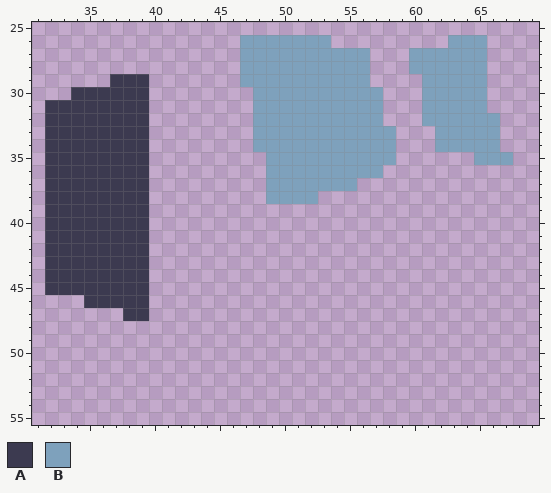
Edited in one commit: sprite sheet (Entities/Vehicles/BCopter/BattleCopterInterior.png). Above: the version before the commit.
The file is 80x64 pixels. Shown: x 31..69, y 25..55.
Palette (. is transparent): A #3c3a50  B #7ea1bc
And afterwards:
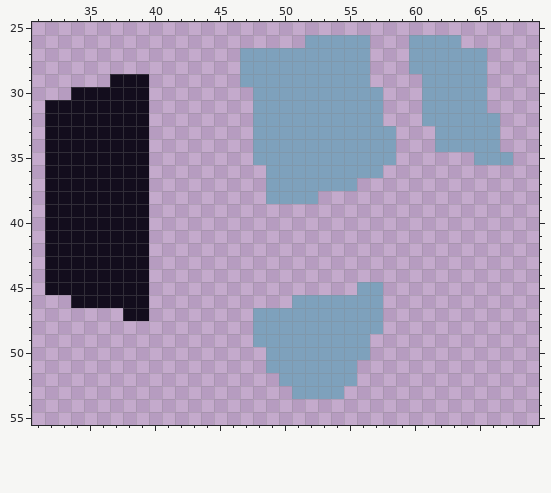
What changed:
Colour A changes from #3c3a50 to #130d1d.
Colour A is added in row 46 at x 34.
Colour B is added in row 26 at x 54 to 56 and 60 to 62; in row 35 at x 48; in row 45 at x 56 to 57; in row 46 at x 51 to 57; in rows 47 to 48 at x 48 to 57; in row 49 at x 48 to 56.
Colour B is added in row 50 at x 49 to 56; in row 51 at x 49 to 55; in row 52 at x 50 to 55; in row 53 at x 51 to 54.
Colour B is gone in row 26 at x 47 to 51 and 64 to 65.
Pixel boxes of the changes (left, top, right, bottom) in both pictures:
changed: (240, 35, 487, 48)
changed: (45, 74, 149, 321)
added: (253, 152, 266, 165)
added: (253, 282, 383, 399)
